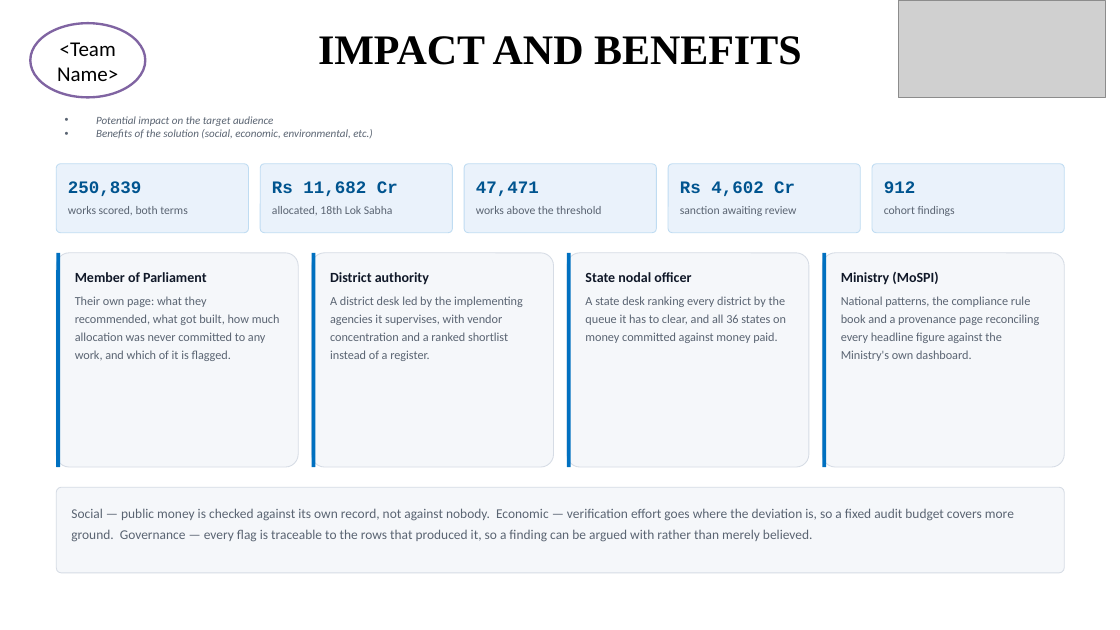
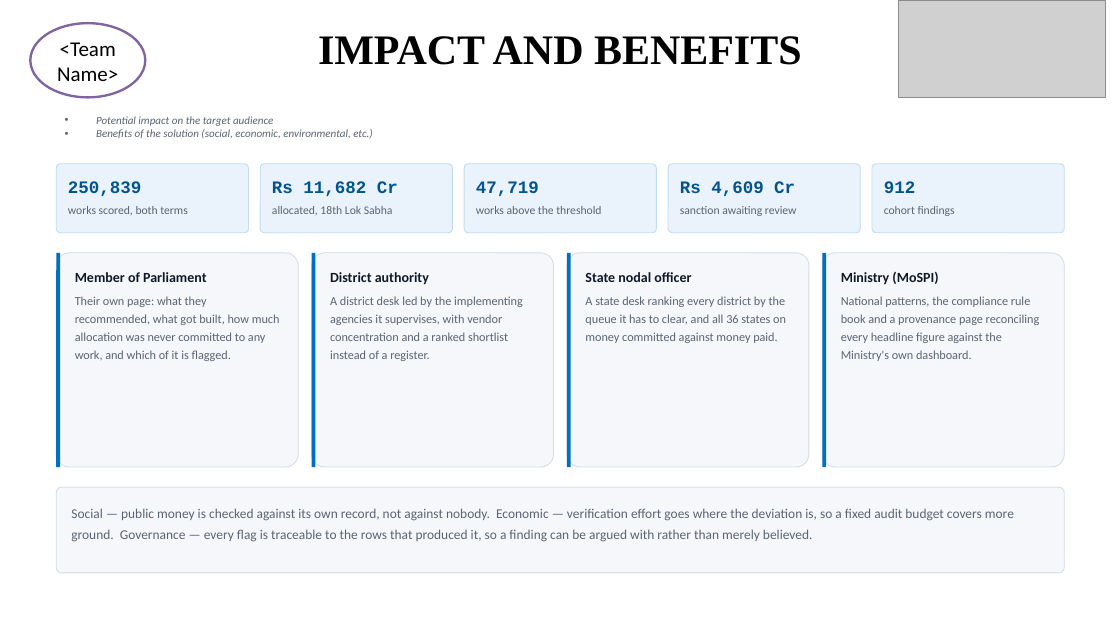
Before and after one commit to fbivinay/SIH-HACKATHON, a slide deck: slide 5 of docs/deck/SIH26102-MPLADS-SIH-Idea.pptx. Drawn at 1120x630 pixels with LibreOffice and Linux fonts; fonts in the diff are those of the drawing; grey boxes stand for pictures. Boxes give left, top, right and bottom in pixels: in the first picture for what was removed or moved away, otherwise in the second. Text is boxed around its words. In the diff, an @@ line names an element or a change of style, - is before the commit and + after.

```diff
--- a/docs/deck/SIH26102-MPLADS-SIH-Idea.pptx
+++ b/docs/deck/SIH26102-MPLADS-SIH-Idea.pptx
@@ text at [476, 181, 539, 196]: text changed @@
-47,471
+47,719
@@ text at [680, 181, 795, 196]: text changed @@
-Rs 4,602 Cr
+Rs 4,609 Cr
```
Also in this commit, not shown: 4 other slides changed.
